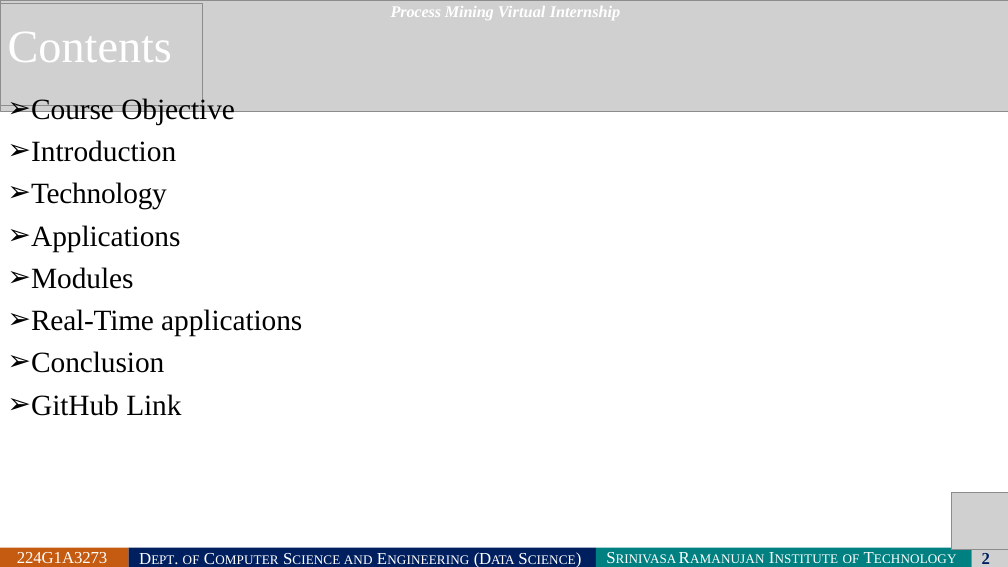
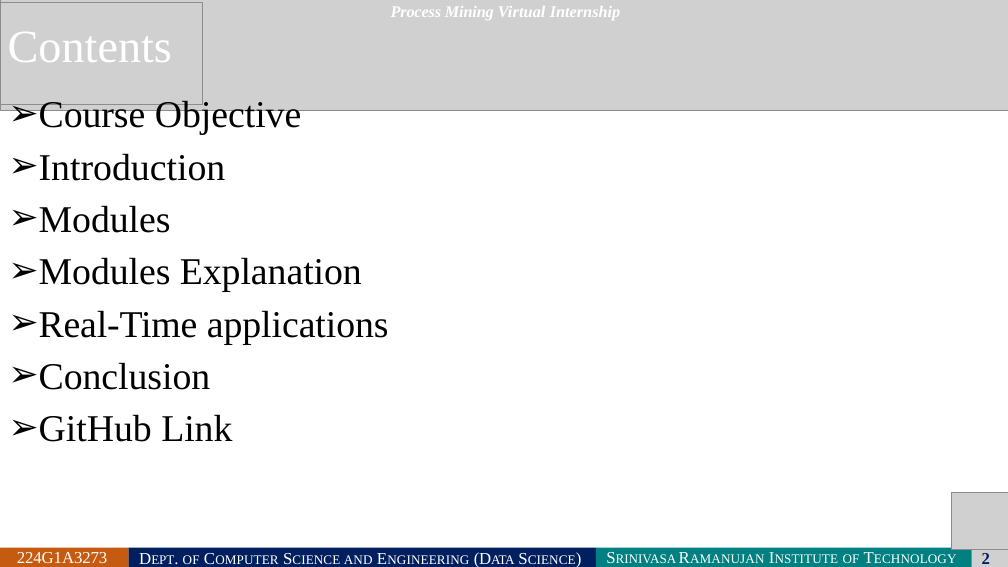
Before and after one commit to kattubadipushparekha/Summer-Internship1, a slide deck: slide 2 of Internship Presentation Template.pptx. Drawn at 1008x567 pixels with LibreOffice and Linux fonts; fonts in the diff are those of the drawing; grey boxes stand for pictures. Boxes give left, top, right and bottom in pixels: in the first picture for what was removed or moved away, otherwise in the second. Text is boxed around its words. In the diff, an @@ line names an element or a change of style, - is before the commit and + after.

```diff
--- a/Internship Presentation Template.pptx
+++ b/Internship Presentation Template.pptx
@@ text at box(39, 98, 389, 442): size 28 to 36 pt in "Course Objective", "Introduction", "Modules", "Real-Time applications" and 2 more places; less space between paragraphs @@
@@ text at box(31, 182, 180, 252): paragraphs removed @@
-➢ Technology
-➢ Applications
@@ text at box(39, 257, 362, 292): paragraph added @@
+➢ Modules Explanation
```
Also in this commit, not shown: 2 other slides changed.
